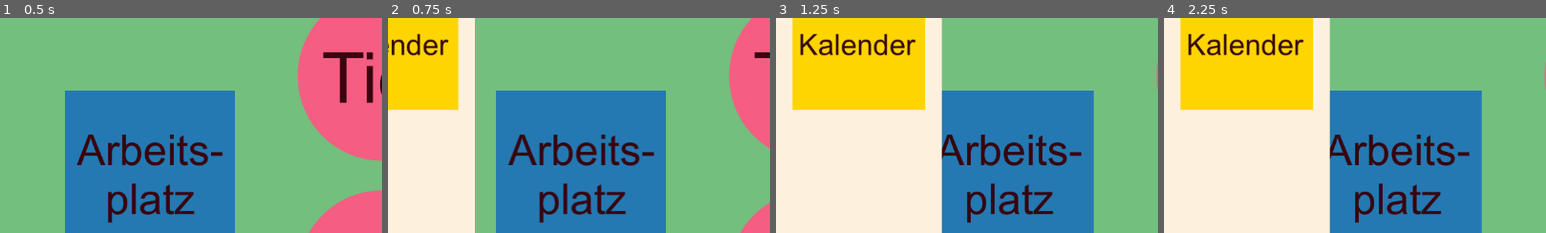
Above: before the commit, frames 1-4 (left to right).
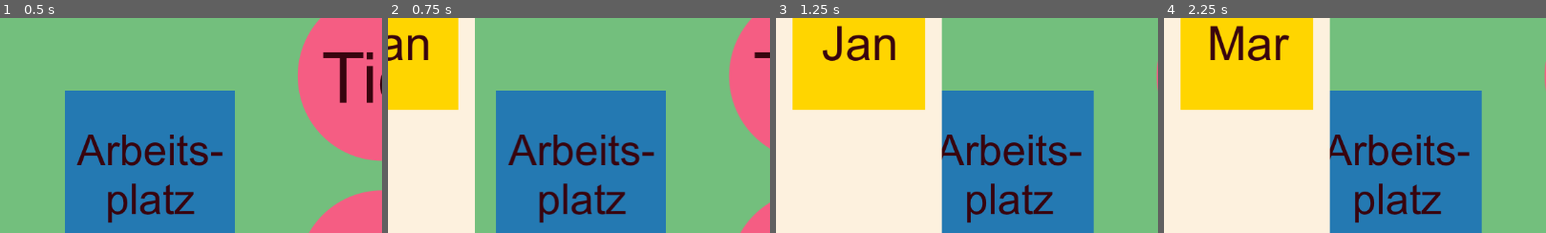
Above: after the commit, the same moments.

Repository: k4444th/Cozy-Moments
Game: Godot game, scene res://scenes/game.tscn
The game is run twice, just before and just after one commit, with the same random seed, the same clock (stepped at 60 frames per second) and the same inputs. The project has no main scene, so this scene is started directly.
Inputs (mouse positions are % of the whole screen's width and height, from its top left):
- Up to frame 1 (0.5 s): no input
- Up to frame 2 (0.75 s): click (4, 6) at 0.5 s
- Up to frame 3 (1.25 s): no input
- Up to frame 4 (2.25 s): click (11, 19) at 1.25 s; click (11, 19) at 2 s
The pictures show only the part of the screen within x 0-50%, y 13-63%; the shares and areas given below are measured in that part.

Frame 1 is identical in both runs. In frame 2, 1.0% of the frame differs, in the area x 0-16%, y 7-20%; in frame 3, 2.0%; in frame 4, 2.3%, in the area x 6-37%, y 3-20%.

Commit message:
Add Calender Textures

Diff:
--- a/scripts/gamemanager.gd
+++ b/scripts/gamemanager.gd
@@ -1,10 +1,10 @@
 extends Node
 
 const SAVE_FILE_PATH := "user://cozymoments.json"
-
 const ressources := ["berries", "wood", "tea"]
 
 var currentRound := {
+	"round": 0,
 	"memories": 0,
 	"berries": 0,
 	"wood": 0,
@@ -32,6 +32,7 @@
 		var loadedData = JSON.parse_string(content)
 		if typeof(loadedData) == TYPE_DICTIONARY:
 			currentRound = loadedData.get("currentRound", {
+					"round": 0,
 					"memories": 0,
 					"berries": 0,
 					"wood": 0,
@@ -40,8 +41,13 @@
 			)
 
 func resetGame():
+	currentRound["round"] = 0
 	currentRound["memories"] = 0
 	currentRound["berries"] = 0
 	currentRound["wood"] = 0
 	currentRound["tea"] = 0
 	saveGame()
+
+func nextRound():
+	currentRound["round"] += 1
+	saveGame()
--- a/scripts/sidenav.gd
+++ b/scripts/sidenav.gd
@@ -5,21 +5,36 @@
 var sidenavWidth := 250.0
 var sidenavContentWidth := 200
 var openSidenavSpeed := 0.35
-var availableRessources = 0
+var availableRessources := 0
+var monthTextures = [
+	preload("res://assets/mock/sidenav/Calendar/CalendarJan.png"),
+	preload("res://assets/mock/sidenav/Calendar/CalendarFeb.png"),
+	preload("res://assets/mock/sidenav/Calendar/CalendarMar.png"),
+	preload("res://assets/mock/sidenav/Calendar/CalendarApr.png"),
+	preload("res://assets/mock/sidenav/Calendar/CalendarMay.png"),
+	preload("res://assets/mock/sidenav/Calendar/CalendarJun.png"),
+	preload("res://assets/mock/sidenav/Calendar/CalendarJul.png"),
+	preload("res://assets/mock/sidenav/Calendar/CalendarAug.png"),
+	preload("res://assets/mock/sidenav/Calendar/CalendarSep.png"),
+	preload("res://assets/mock/sidenav/Calendar/CalendarOct.png"),
+	preload("res://assets/mock/sidenav/Calendar/CalendarNov.png"),
+	preload("res://assets/mock/sidenav/Calendar/CalendarDec.png")
+]
 
-@onready var camera = $"../Camera2D"
-@onready var everything = $Everything
-@onready var sidenav = $Everything/Sidenav
-@onready var arrowButton = $Everything/ArrowButton
-@onready var calendar = $Everything/CalendarButton
-@onready var ressources = $Everything/Ressources
+@onready var camera := $"../Camera2D"
+@onready var everything := $Everything
+@onready var sidenav := $Everything/Sidenav
+@onready var arrowButton := $Everything/ArrowButton
+@onready var calendar := $Everything/CalendarButton
+@onready var ressources := $Everything/Ressources
 
-@onready var ressourceScene : = preload("res://scenes/ressource.tscn")
+@onready var ressourceScene := preload("res://scenes/ressource.tscn")
 
 func _ready() -> void:
 	get_viewport().size_changed.connect(resize)
 	initSizes()
 	initPositions()
+	initTextures()
 	initRessources()
 
 func initSizes():
@@ -39,6 +54,9 @@
 		camera.position.x = 0
 		everything.position.x = -sidenavWidth
 
+func initTextures():
+	calendar.texture_normal = monthTextures[Gamemanager.currentRound["round"]]
+
 func initRessources():
 	for ressource in Gamemanager.ressources:
 		if Gamemanager.currentRound[ressource] > 0:
@@ -53,6 +71,9 @@
 
 func resize():
 	initSizes()
+
+func updateCalendarButton():
+	calendar.texture_normal = monthTextures[Gamemanager.currentRound["round"]]
 
 func _on_arrow_button_pressed() -> void:
 	sidenavOpen = !sidenavOpen
@@ -69,4 +90,8 @@
 		everythingTween.tween_property(everything, "position:x", -sidenavWidth, openSidenavSpeed)
 
 func _on_calendar_button_pressed() -> void:
-	print("Next Round")
+	Gamemanager.nextRound()
+	if Gamemanager.currentRound["round"] < 12:
+		updateCalendarButton()
+	else:
+		print("Game over!")
Binary file added: assets/mock/sidenav/Calendar/CalendarApr.png
Not shown, added: assets/mock/sidenav/Calendar/CalendarApr.png.import
Binary file added: assets/mock/sidenav/Calendar/CalendarAug.png
Not shown, added: assets/mock/sidenav/Calendar/CalendarAug.png.import
Binary file added: assets/mock/sidenav/Calendar/CalendarDec.png
Not shown, added: assets/mock/sidenav/Calendar/CalendarDec.png.import
Binary file added: assets/mock/sidenav/Calendar/CalendarFeb.png
Not shown, added: assets/mock/sidenav/Calendar/CalendarFeb.png.import
Binary file added: assets/mock/sidenav/Calendar/CalendarJan.png
Not shown, added: assets/mock/sidenav/Calendar/CalendarJan.png.import
Binary file added: assets/mock/sidenav/Calendar/CalendarJul.png
Not shown, added: assets/mock/sidenav/Calendar/CalendarJul.png.import
(and 12 more such lines)
